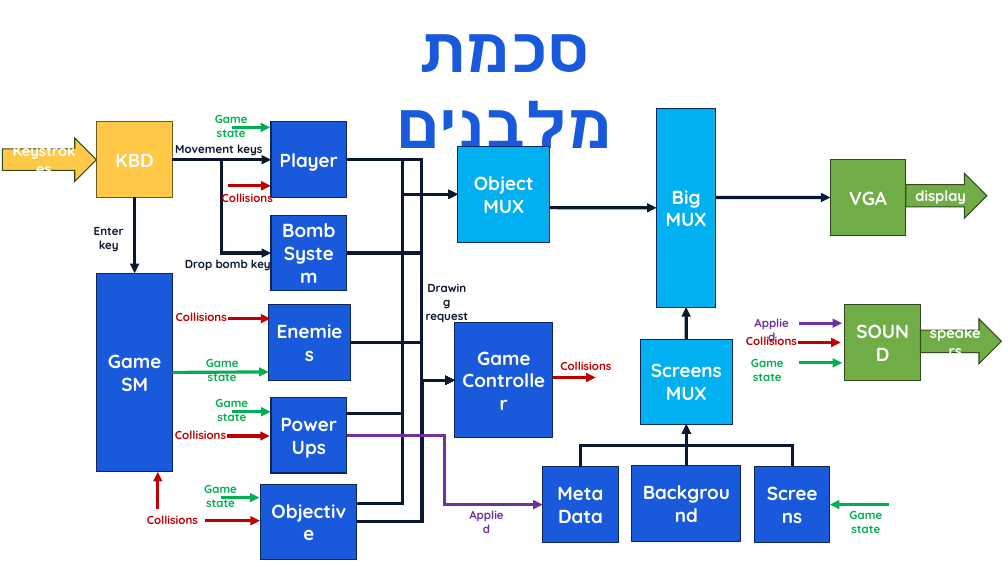
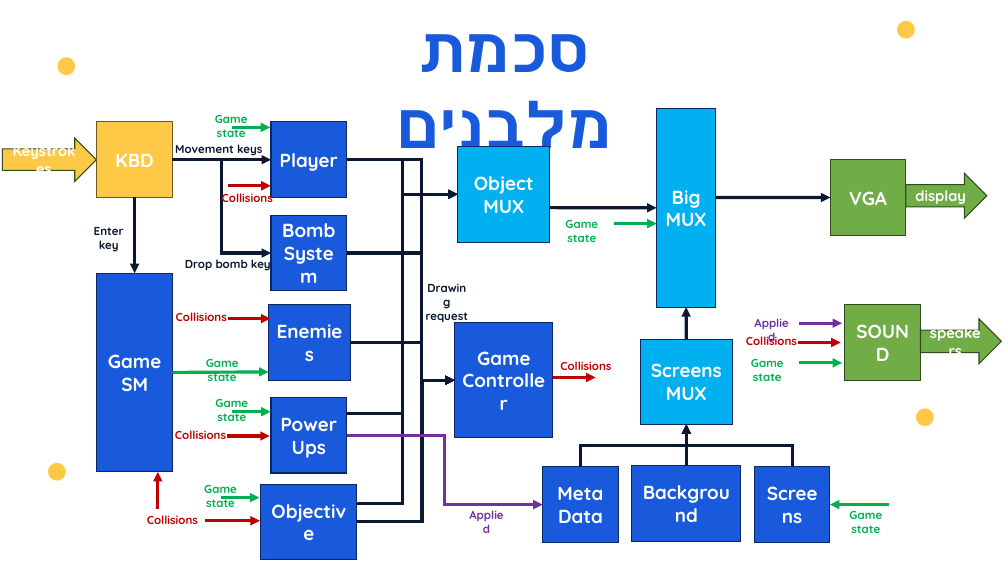
Before and after one commit to NadhirB/Bomber-Man-Project-A1, a slide deck: slide 12 of מצגת.pptx (slide 11 before the commit). Drawn at 1008x567 pixels with LibreOffice and Linux fonts; fonts in the diff are those of the drawing. Boxes give left, top, right and bottom in pixels: in the first picture for what was removed or moved away, otherwise in the second. Text is boxed around its words. In the diff, an @@ line names an element or a change of style, - is before the commit and + after.

Commit message:
update powerpoint

```diff
--- a/מצגת.pptx
+++ b/מצגת.pptx
@@ freeform shape added at [897, 20, 916, 39], fill #FFC947 @@
@@ freeform shape added at [57, 57, 76, 76], fill #FFC947 @@
@@ text added at [565, 220, 598, 242], 11 pt, text #00B050, bold @@
+Game state
@@ arrow added from (614, 224) to (657, 224), #00B050 3 pt @@
@@ freeform shape added at [916, 408, 935, 426], fill #FFC947 @@
@@ freeform shape added at [48, 462, 67, 481], fill #FFC947 @@
```
Also in this commit, not shown: 6 other slides changed, 7 slides added.
